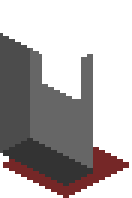
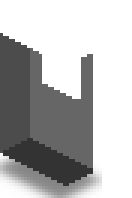
Layer changes from the first 132x198 image to the second:
added layer "Shadow copy" (60%) above "Bottom" over [0, 147, 102, 198]
hid "Bottom" over [3, 147, 129, 198]
